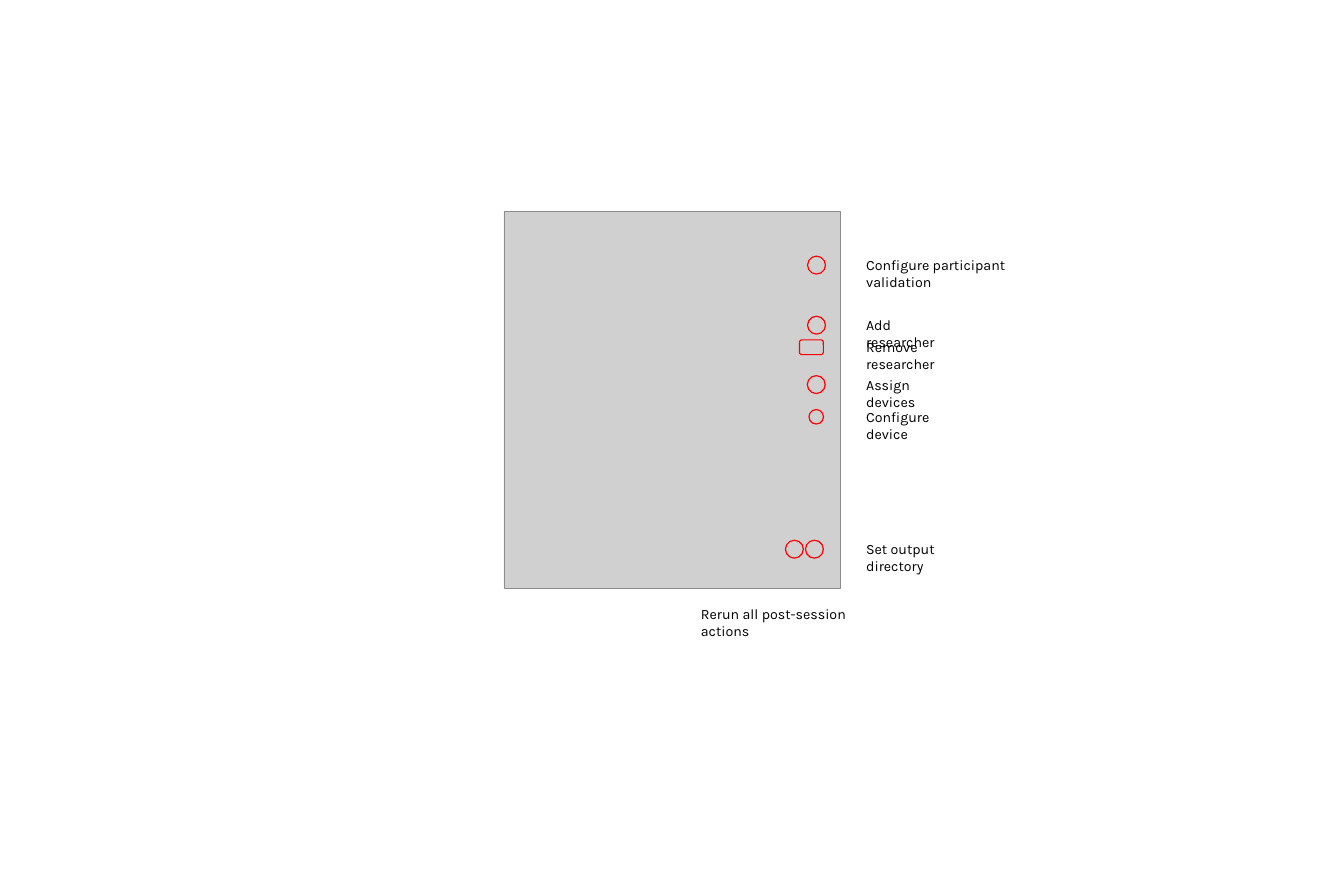
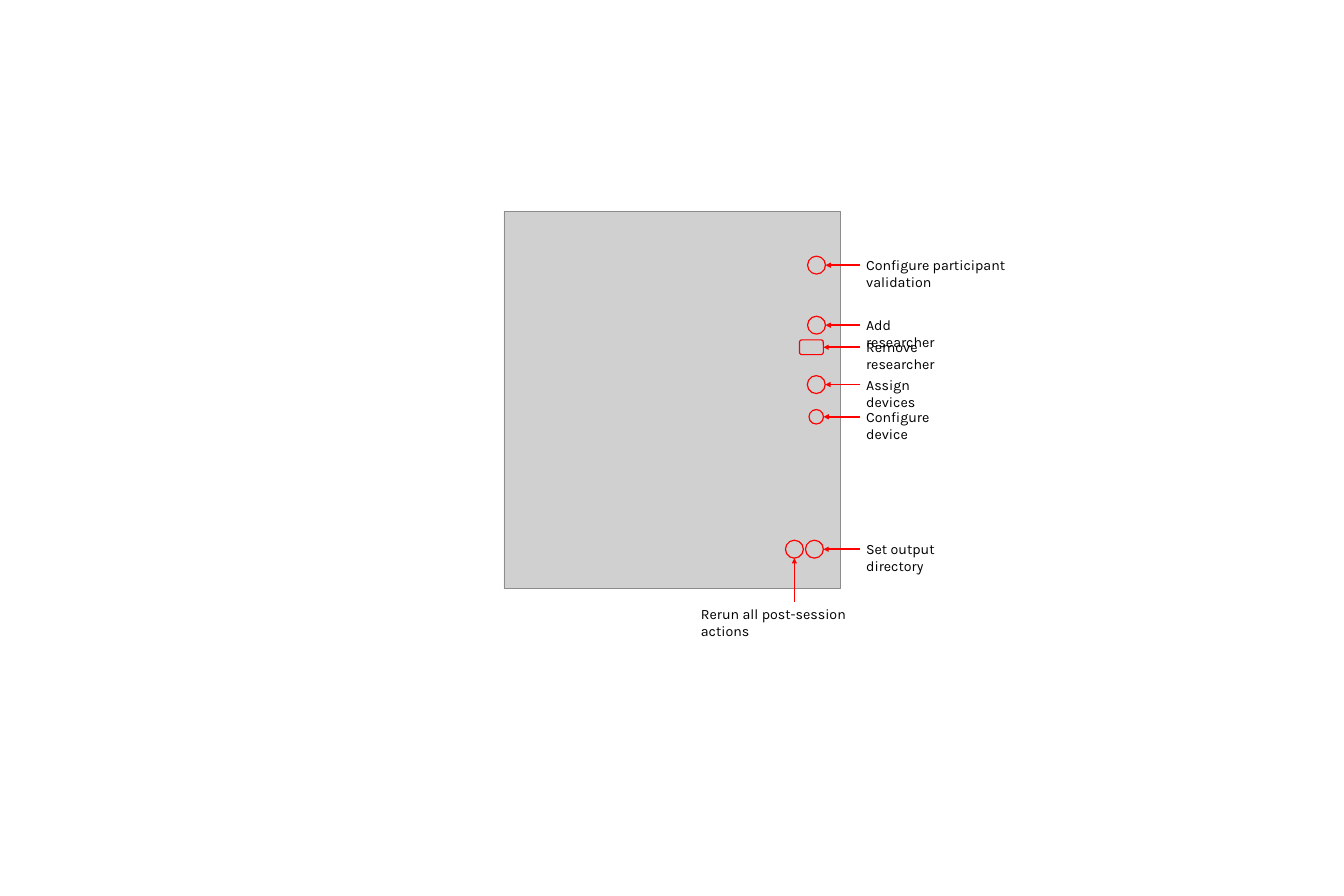
Before and after one commit to LabBench-Society/LabBench.Documentation, a slide deck: slide 3 of assets/images/Administration_Experiments.pptx. Drawn at 1344x896 pixels with LibreOffice and Linux fonts; fonts in the diff are those of the drawing; grey boxes stand for pictures. Boxes give left, top, right and bottom in pixels: in the first picture for what was removed or moved away, otherwise in the second. Text is boxed around its words. In the diff, an @@ line names an element or a change of style, - is before the commit and + after.

```diff
--- a/assets/images/Administration_Experiments.pptx
+++ b/assets/images/Administration_Experiments.pptx
@@ arrow added from (860, 265) to (826, 265), #FF0000 2.25 pt @@
@@ arrow added from (860, 325) to (826, 325), #FF0000 2.25 pt @@
@@ arrow added from (860, 347) to (823, 347), #FF0000 2.25 pt @@
@@ arrow added from (860, 385) to (825, 385), #FF0000 2.25 pt @@
@@ arrow added from (860, 417) to (823, 417), #FF0000 2.25 pt @@
@@ arrow added from (794, 602) to (794, 558), #FF0000 2.25 pt @@
@@ arrow added from (860, 549) to (823, 549), #FF0000 2.25 pt @@
```
Also in this commit, not shown: 10 other files.
